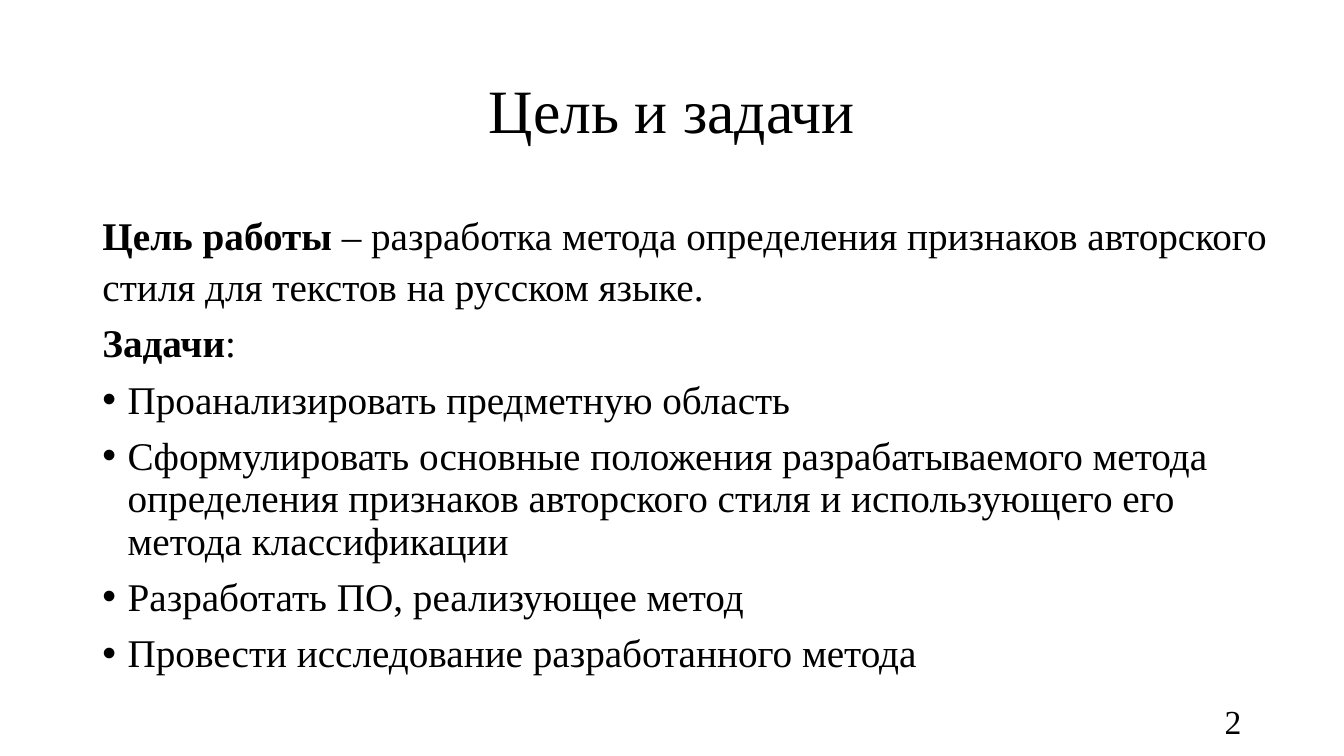
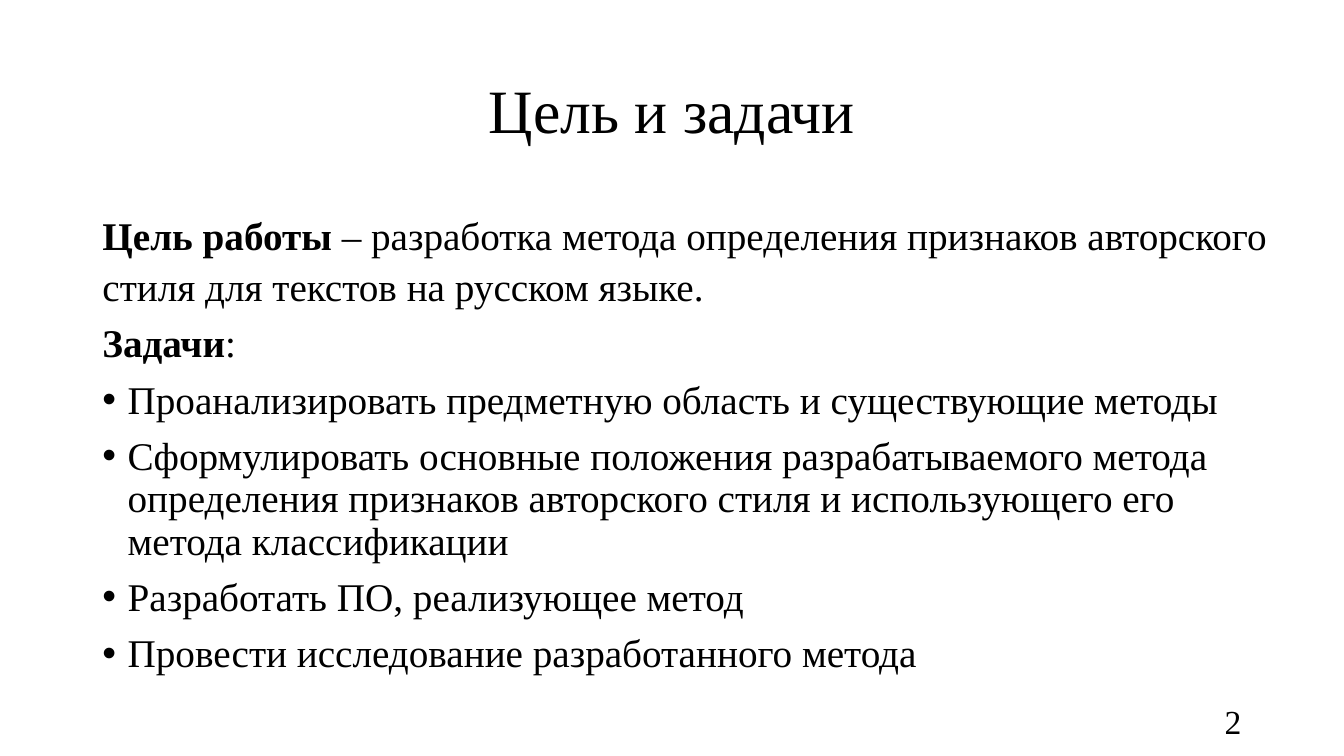
Before and after one commit to oljakon/bachelor-degree, a slide deck: slide 2 of РПЗ/презентация_Кондрашова.pptx. Drawn at 1344x756 pixels with LibreOffice and Linux fonts; fonts in the diff are those of the drawing. Boxes give left, top, right and bottom in pixels: in the first picture for what was removed or moved away, otherwise in the second. Text is boxed around its words. In the diff, an @@ line names an element or a change of style, - is before the commit and + after.

```diff
--- a/РПЗ/презентация_Кондрашова.pptx
+++ b/РПЗ/презентация_Кондрашова.pptx
@@ text at bbox=[128, 386, 1217, 421]: text changed @@
-• Проанализировать предметную область
+• Проанализировать предметную область и существующие методы
```
Also in this commit, not shown: 3 other slides changed, 1 other file.
